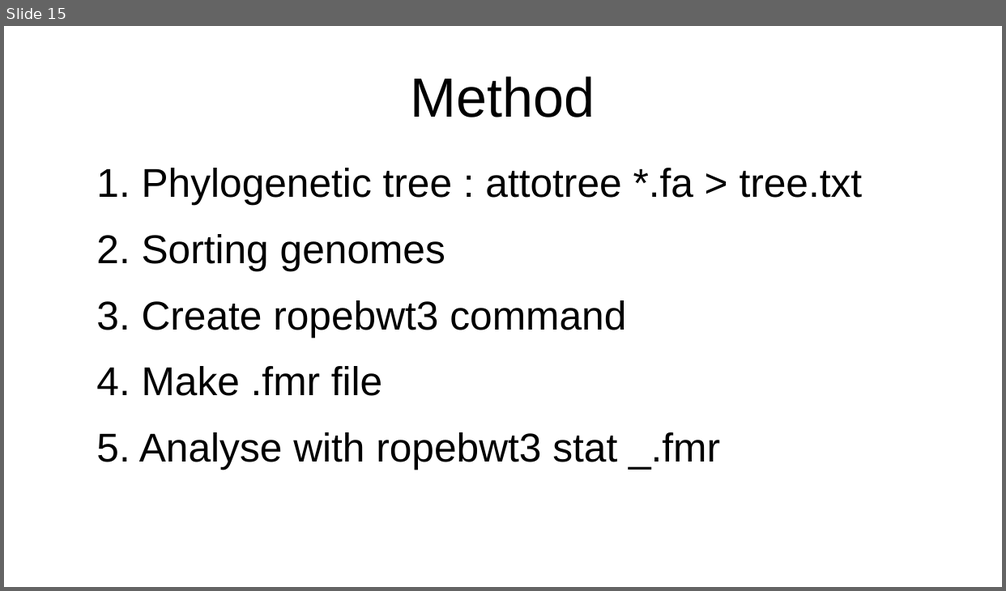
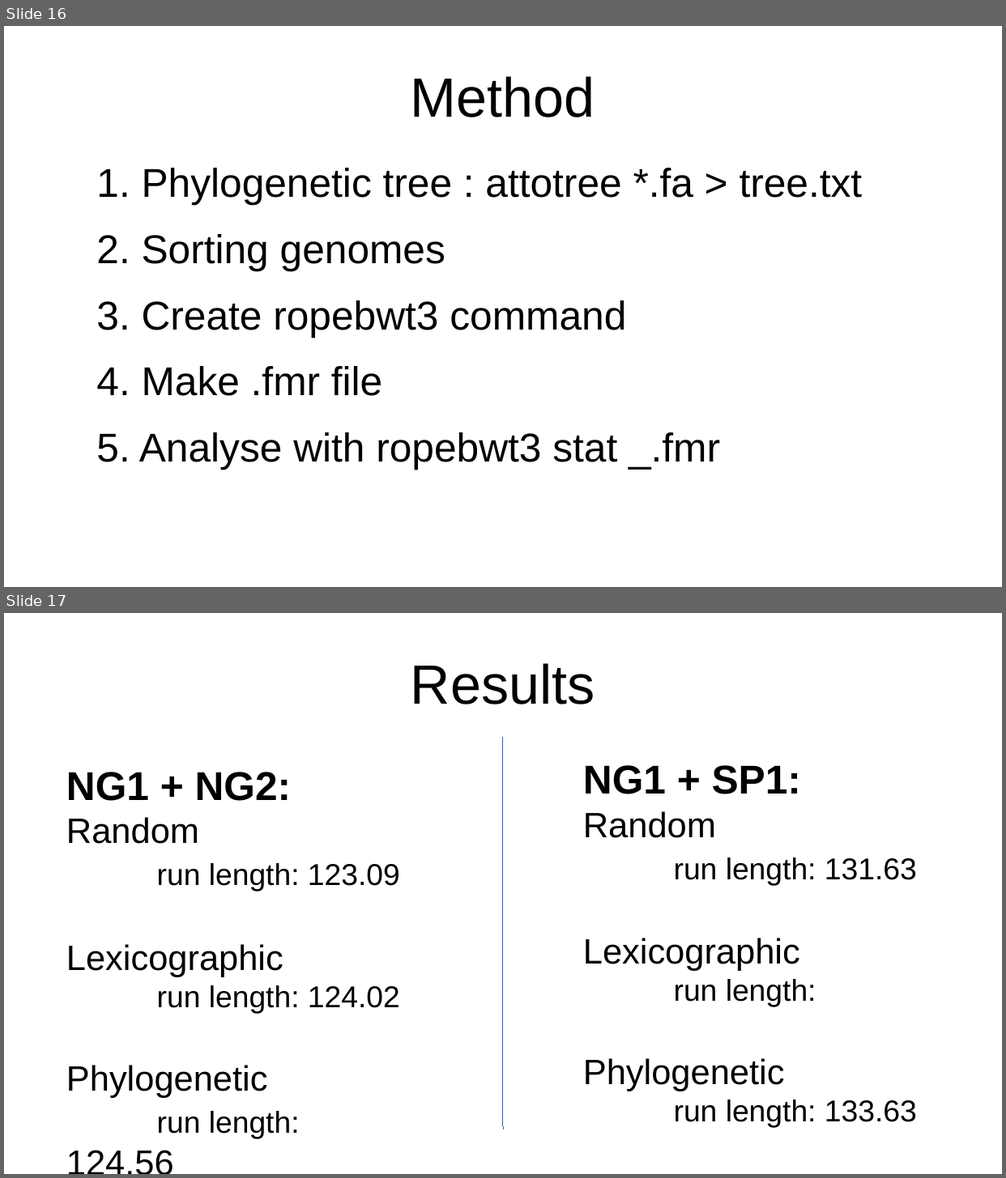
Before and after one commit to AntaoA/Amory_BWT_M1_project_Bioinfo, a slide deck: Diapo.odp. Shown one above the other, each under a label of ours: slide 15 before the commit, slides 16 and 17 after it. The pictures are 1006x591 and 1006x1178 pixels, drawn with LibreOffice and Linux fonts; fonts in the diff are those of the drawing. Boxes give left, top, right and bottom in pixels: in the first picture for what was removed or moved away, otherwise in the second. Text is boxed around its words. In the diff, an @@ line names an element or a change of style, - is before the commit and + after.

```diff
--- a/Diapo.odp
+++ b/Diapo.odp
@@ slide 17 added at (x1=4, y1=613, x2=1002, y2=1174), background #FFFFFF @@
@@ title added at (x1=411, y1=663, x2=595, y2=705), 44 pt, text #000000 @@
+Results
@@ line added from (503, 738) to (503, 1130), #3465A4 0 pt @@
@@ text added at (x1=66, y1=772, x2=400, y2=1139), 24 pt, text #000000 @@
+NG1 + NG2:
+Random
+run length: 123.09
+Lexicographic
+run length: 124.02
+Phylogenetic
+run length: 124.56
@@ text added at (x1=583, y1=765, x2=917, y2=1128), 24 pt, text #000000 @@
+NG1 + SP1:
+Random
+run length: 131.63
+Lexicographic
+run length:
+Phylogenetic
+run length: 133.63
@@ what was slide 15 is now slide 16 @@
```
Also in this commit, not shown: 2 slides changed, 5 other slides added, 12 other files.
